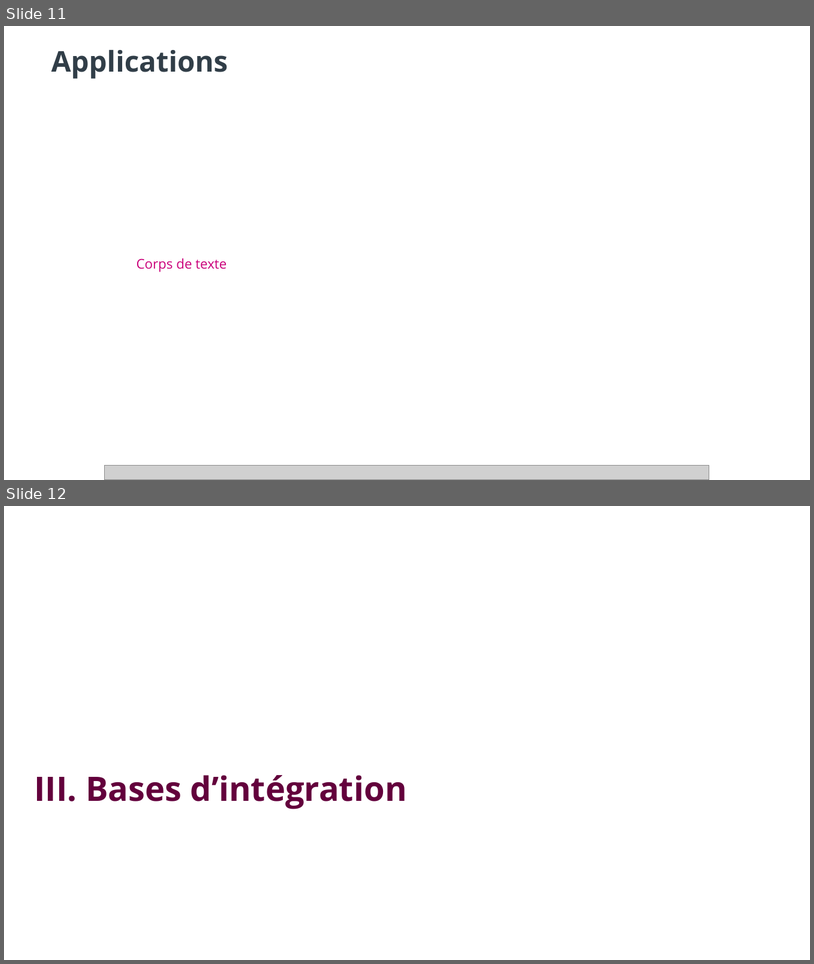
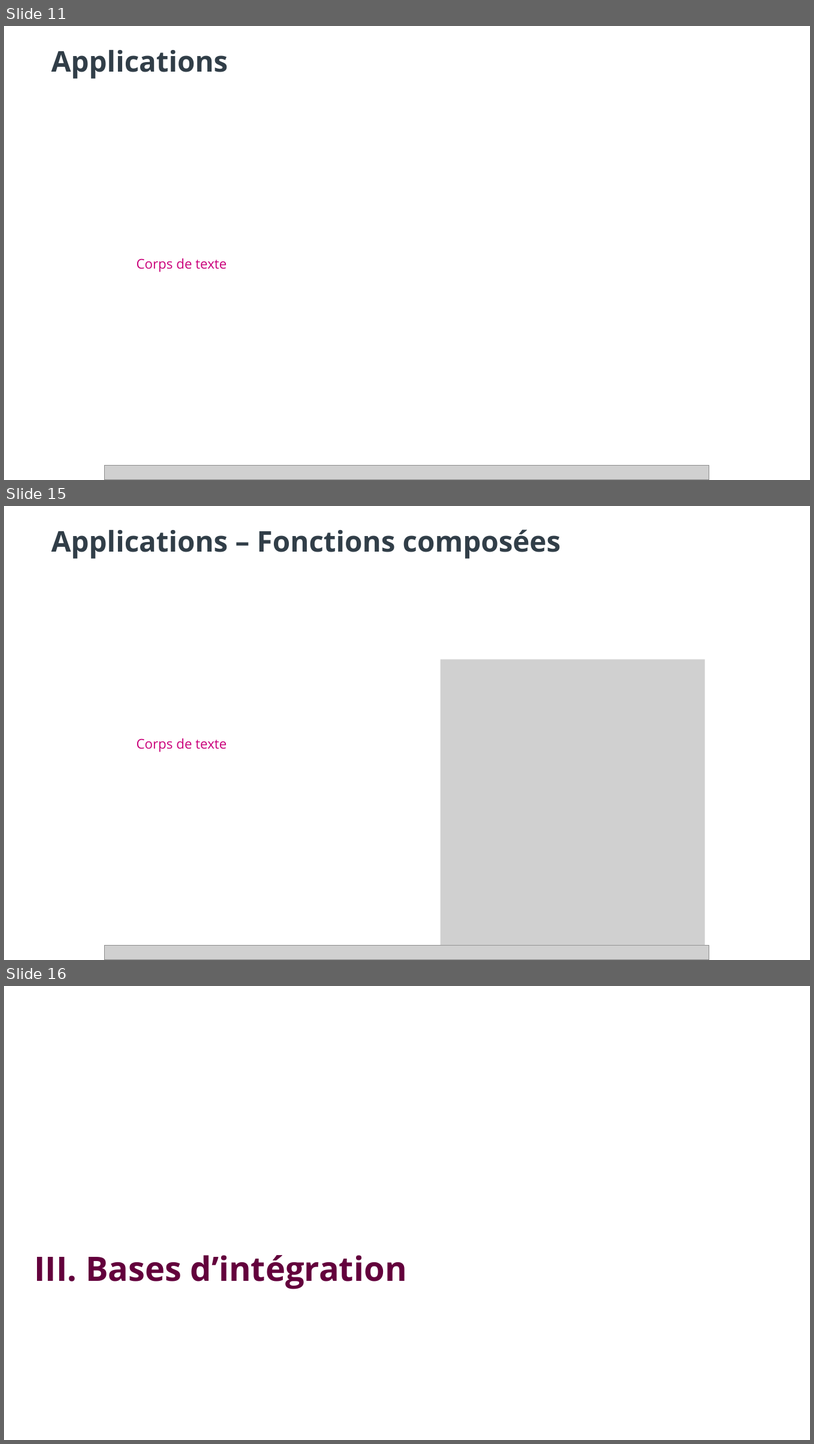
Before and after one commit to Verdel469/Biomeca_L1_2020, a slide deck: Cours_seance_2_2020.pptx. Shown one above the other, each under a label of ours: slides 11 and 12 before the commit, slides 11, 15 and 16 after it; the slides between them are not shown. The pictures are 814x964 and 814x1444 pixels, drawn with LibreOffice and Linux fonts; fonts in the diff are those of the drawing; grey boxes stand for pictures; background and template pictures are left out. Boxes give left, top, right and bottom in pixels: in the first picture for what was removed or moved away, otherwise in the second. Text is boxed around its words. In the diff, an @@ line names an element or a change of style, - is before the commit and + after.

```diff
--- a/Cours_seance_2_2020.pptx
+++ b/Cours_seance_2_2020.pptx
@@ slide 15 added at <box>4,506,810,960</box>, background #FFFFFF @@
@@ title added at <box>51,529,561,559</box>, 34 pt, text #313E48, bold @@
+Applications – Fonctions composées
@@ picture added at <box>441,659,706,945</box> @@
@@ text added at <box>137,738,227,752</box>, 16 pt, text #CA007A @@
+Corps de texte
@@ picture added at <box>105,945,710,960</box> @@
@@ what was slide 12 is now slide 16 @@
```
Also in this commit, not shown: 1 slide changed, 3 other slides added, 10 other files.
